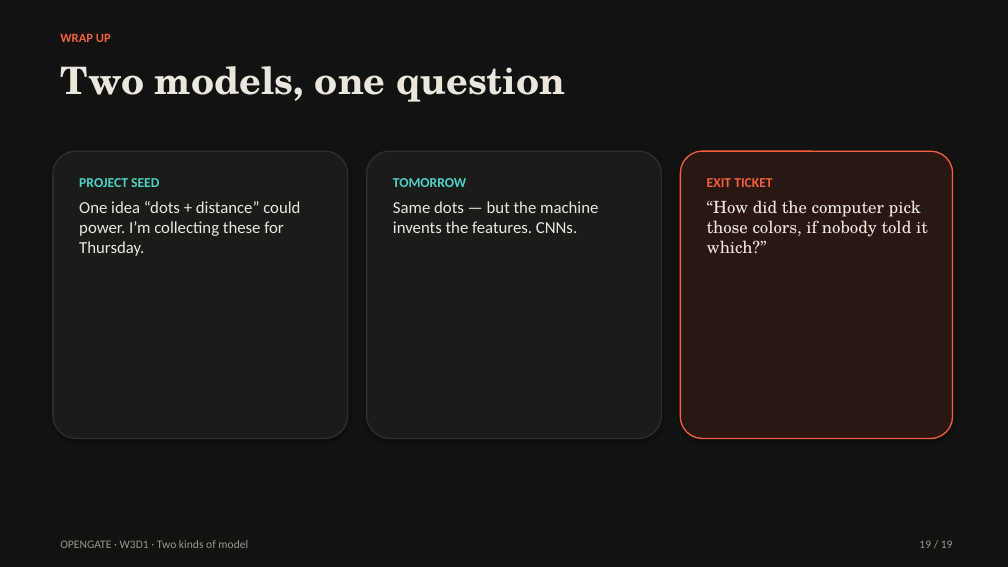
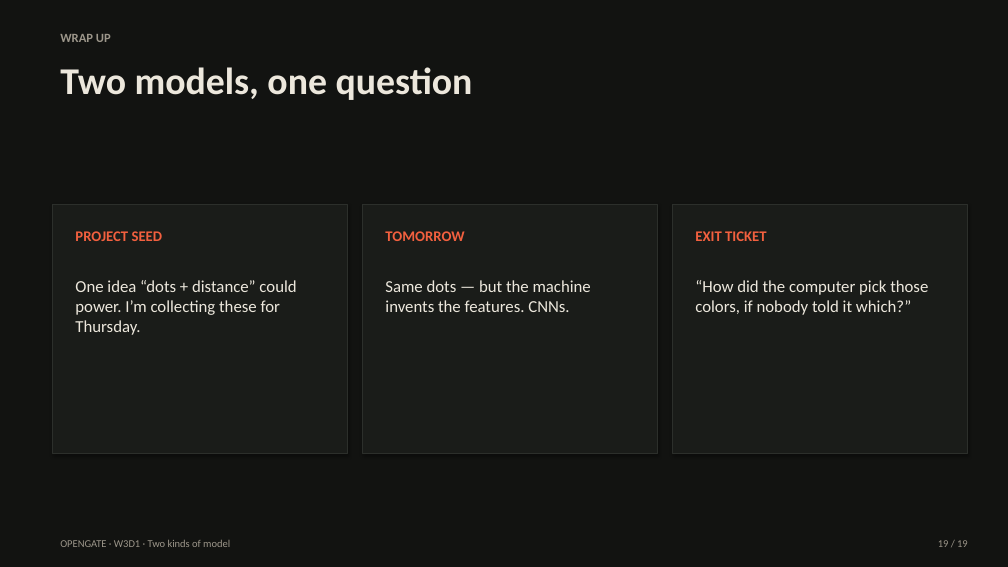
Before and after one commit to lemoon01110/chroma-kmeans-color-lab, a slide deck: slide 19 of opengate-assets/Opengate-W3D1-Two-Kinds-of-Model.pptx. Drawn at 1008x567 pixels with LibreOffice and Linux fonts; fonts in the diff are those of the drawing. Boxes give left, top, right and bottom in pixels: in the first picture for what was removed or moved away, otherwise in the second. Text is boxed around its words. In the diff, an @@ line names an element or a change of style, - is before the commit and + after.

```diff
--- a/opengate-assets/Opengate-W3D1-Two-Kinds-of-Model.pptx
+++ b/opengate-assets/Opengate-W3D1-Two-Kinds-of-Model.pptx
@@ text "WRAP UP" at [60,34,111,42]: text colour #F2603F to #9C968A; more space between paragraphs @@
@@ text "Two models, one question" at [60,67,473,100]: font TeX Gyre Schola to Calibri; more space between paragraphs @@
@@ text at [79,178,159,187]: paragraph removed @@
-PROJECT SEED
@@ rounded rectangle removed at [367,151,662,439] @@
@@ text at [393,178,466,187]: paragraph removed @@
-TOMORROW
@@ rounded rectangle removed at [681,151,953,439] @@
@@ text at [707,178,772,187]: paragraph removed @@
-EXIT TICKET
@@ rectangle: place and size @@
-rectangle at [53,151,348,439]
+rectangle at [53,204,348,454]
@@ rectangle at [53,204,348,454]: rounded rectangle to rectangle; outline #2C2F2B 1.25 pt to #2C2F2B 1 pt @@
@@ rectangle added at [363,204,658,454], fill #1A1C19, outline #2C2F2B 1 pt @@
@@ rectangle added at [673,204,968,454], fill #1A1C19, outline #2C2F2B 1 pt @@
@@ text added at [75,231,163,241], 14 pt, text #F2603F, bold @@
+PROJECT SEED
@@ text added at [385,231,464,241], 14 pt, text #F2603F, bold @@
+TOMORROW
@@ text added at [695,231,767,241], 14 pt, text #F2603F, bold @@
+EXIT TICKET
@@ text "One idea “dots + distance” ...": place and size @@
-text "One idea “dots + distance” ..." at [79,178,300,256]
+text "One idea “dots + distance” ..." at [75,280,296,335]
@@ text "Same dots — but the ...": place and size @@
-text "Same dots — but the ..." at [393,178,598,233]
+text "Same dots — but the ..." at [385,280,591,312]
@@ text "“How did the computer pick ...": place and size @@
-text "“How did the computer pick ..." at [707,178,928,253]
+text "“How did the computer pick ..." at [695,280,928,315]
@@ text "“How did the computer pick ..." at [695,280,928,315]: font TeX Gyre Schola to Calibri @@
@@ text "OPENGATE · W3D1 · Two ..." at [60,540,230,547]: size 11 to 10 pt; more space between paragraphs @@
@@ text "19 / 19" at [938,540,968,547]: size 11 to 10 pt; more space between paragraphs @@
@@ text "19 / 19": place and size @@
-text "19 / 19" at [919,540,953,548]
+text "19 / 19" at [938,540,968,547]
```
Also in this commit, not shown: 18 other slides changed, 1 other file.
